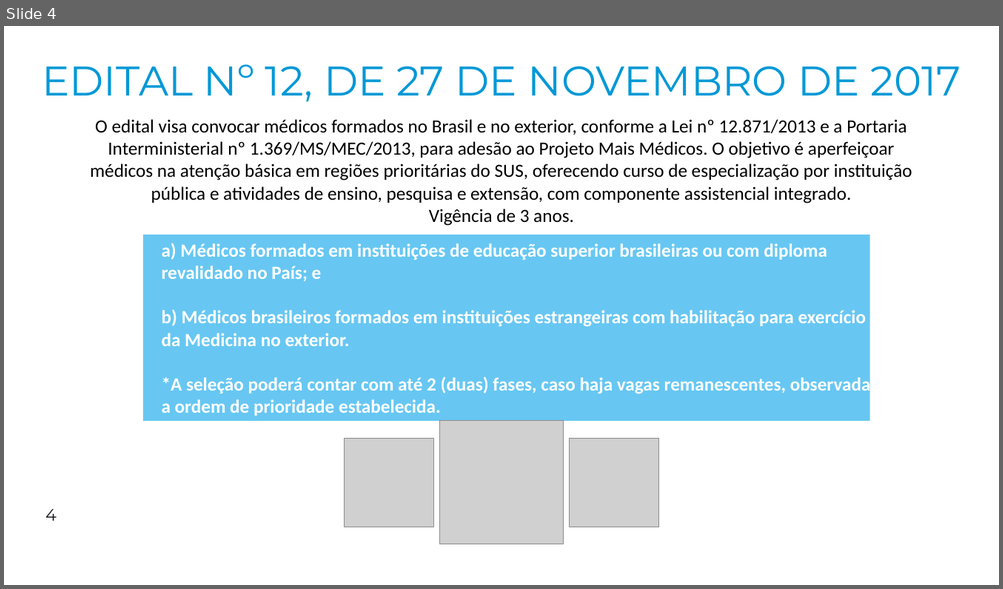
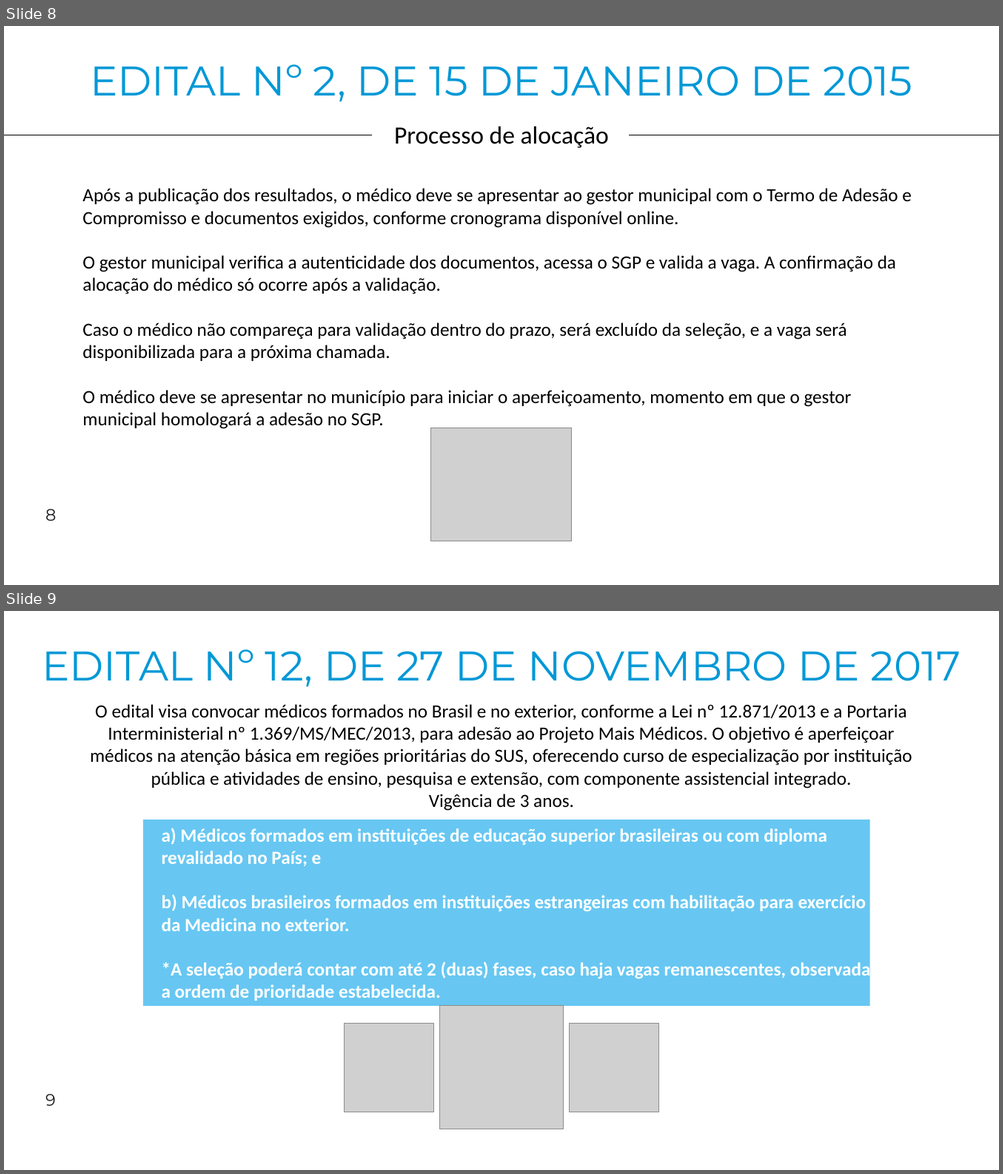
Before and after one commit to 4lefSantos/sa_maismedicos, a slide deck: 01_dados/Programa Mais Médicos.pptx. Shown one above the other, each under a label of ours: slide 4 before the commit, slides 8 and 9 after it. The pictures are 1003x589 and 1003x1174 pixels, drawn with LibreOffice and Linux fonts; fonts in the diff are those of the drawing; grey boxes stand for pictures; background and template pictures are left out. Boxes give left, top, right and bottom in pixels: in the first picture for what was removed or moved away, otherwise in the second. Text is boxed around its words. In the diff, an @@ line names an element or a change of style, - is before the commit and + after.

```diff
--- a/01_dados/Programa Mais Médicos.pptx
+++ b/01_dados/Programa Mais Médicos.pptx
@@ slide 8 added at (4,26,999,585), background picture (left out) @@
@@ title added at (90,64,913,102), 40 pt, text #0098D6 @@
+EDITAL Nº 2, DE 15 DE JANEIRO DE 2015
@@ line added from (373, 135) to (4, 135), #000000 0.5 pt @@
@@ text added at (394,126,609,148), 24 pt, text #000000 @@
+Processo de alocação
@@ line added from (999, 135) to (629, 135), #000000 0.5 pt @@
@@ text added at (82,188,911,429), 18 pt, text #000000 @@
+Após a publicação dos resultados, o médico deve se apresentar ao gestor municipal com o Termo de Adesão e Compromisso e documentos exigidos, conforme cronograma disponível online.
+O gestor municipal verifica a autenticidade dos documentos, acessa o SGP e valida a vaga. A confirmação da alocação do médico só ocorre após a validação.
+Caso o médico não compareça para validação dentro do prazo, será excluído da seleção, e a vaga será disponibilizada para a próxima chamada.
+O médico deve se apresentar no município para iniciar o aperfeiçoamento, momento em que o gestor municipal homologará a adesão no SGP.
@@ picture added at (431,428,571,542) @@
@@ page number added at (45,509,56,521), 16 pt, text #18191E @@
+8
@@ what was slide 4 is now slide 9 @@
@@ page number at (45,1094,56,1106): text changed @@
-4
+9
```
Also in this commit, not shown: 1 slide changed, 4 other slides added, 1 other file.
